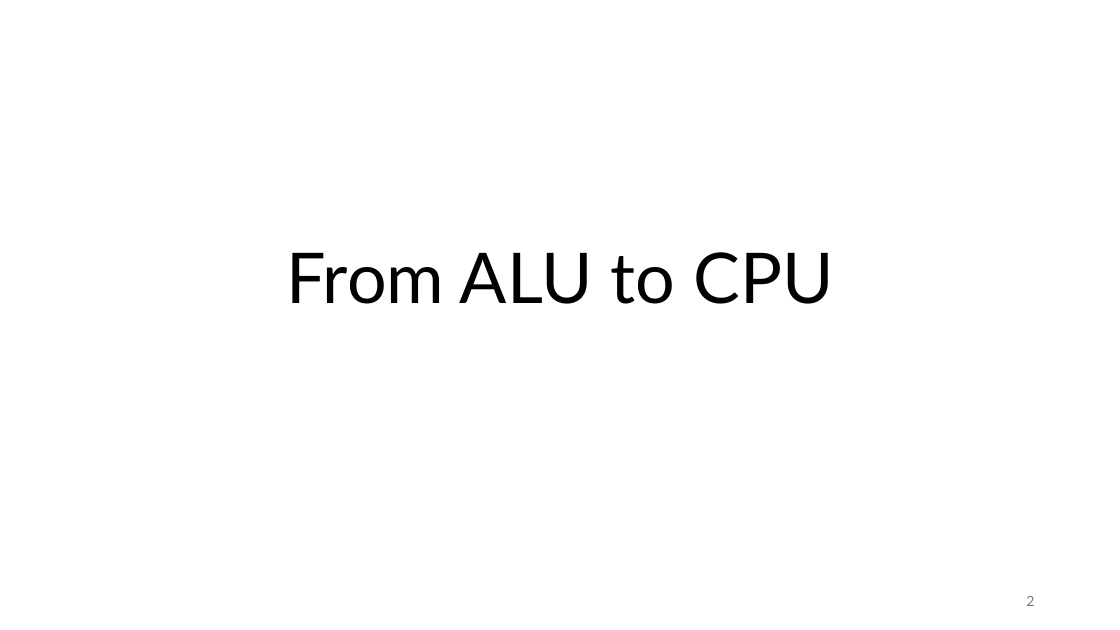
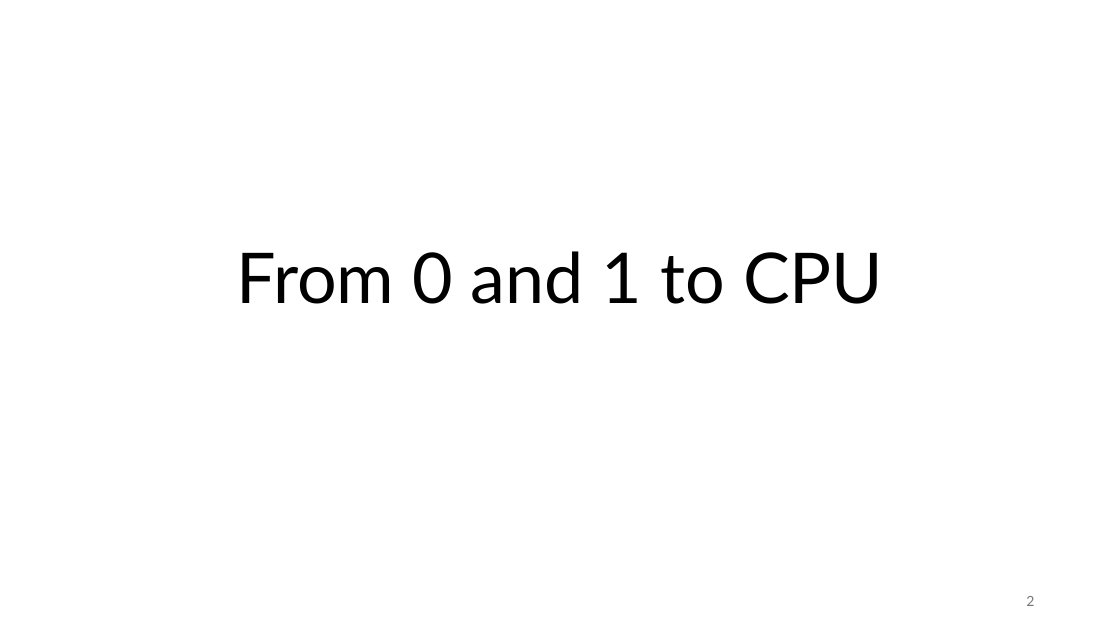
Before and after one commit to FrankBau/xetroc, a slide deck: slide 2 of xetroc.pptx. Drawn at 1120x630 pixels with LibreOffice and Linux fonts; fonts in the diff are those of the drawing. Boxes give left, top, right and bottom in pixels: in the first picture for what was removed or moved away, otherwise in the second. Text is boxed around its words. In the diff, an @@ line names an element or a change of style, - is before the commit and + after.

```diff
--- a/xetroc.pptx
+++ b/xetroc.pptx
@@ title at box(237, 251, 883, 304): text changed @@
-From ALU to CPU
+From 0 and 1 to CPU
```
Also in this commit, not shown: 12 other slides changed, 3 slides added, 4 other files.
